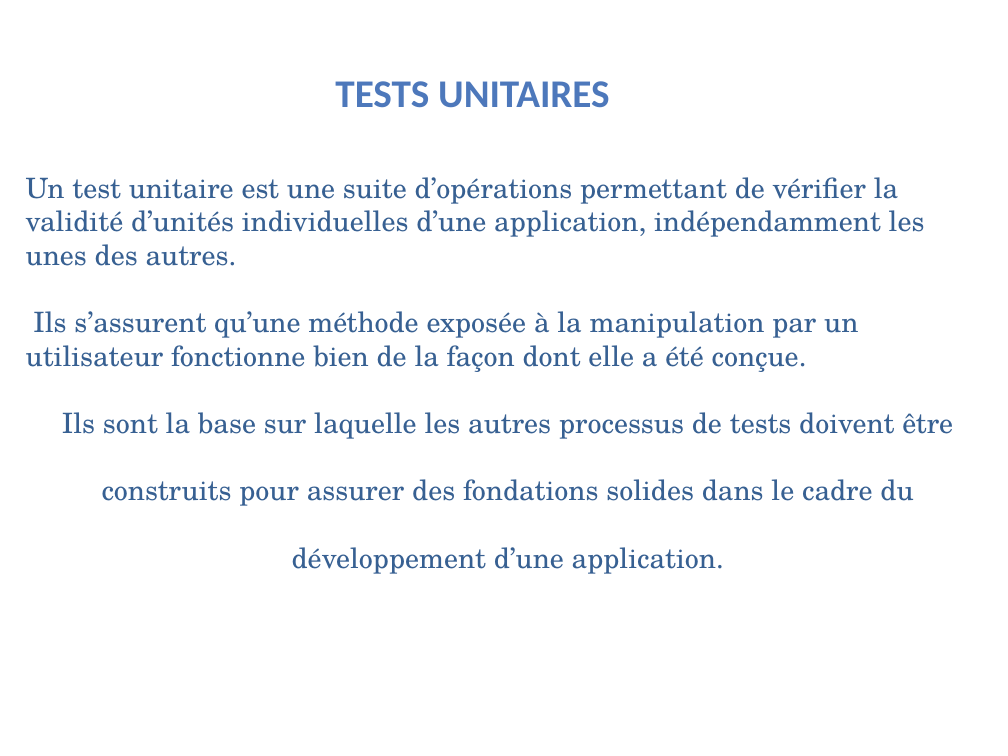
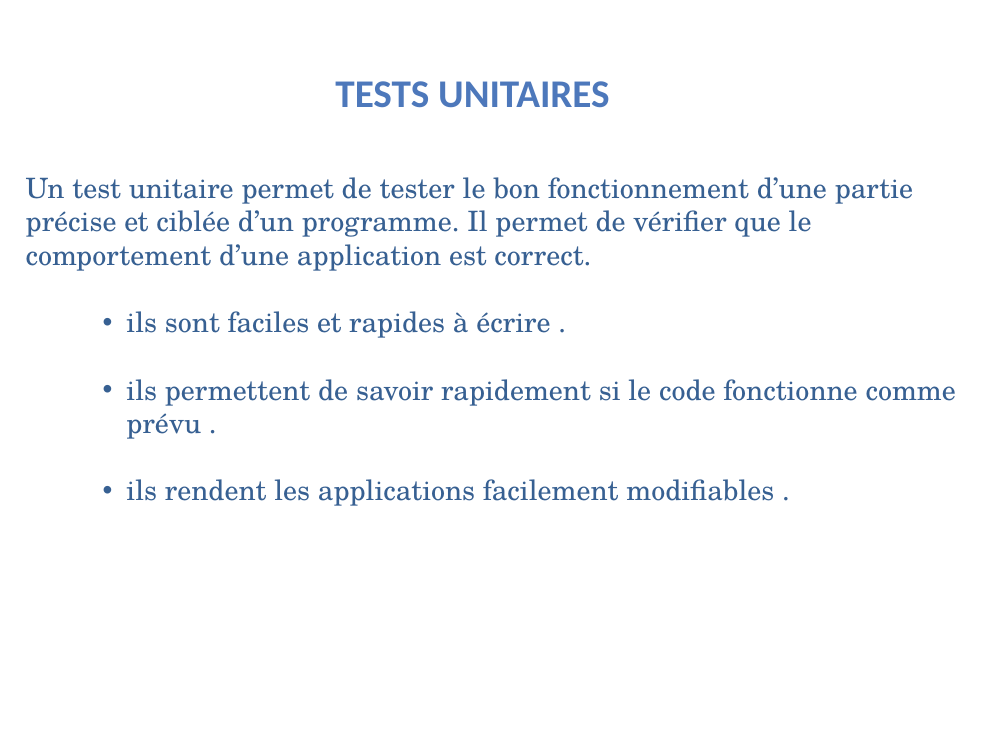
Before and after one commit to KalouiSanaa/projet5-openclassroom, a slide deck: slide 3 of p5_kaloui-sanaa-presentation.pptx. Drawn at 1008x756 pixels with LibreOffice and Linux fonts; fonts in the diff are those of the drawing; background and template pictures are left out. Boxes give left, top, right and bottom in pixels: in the first picture for what was removed or moved away, otherwise in the second. Text is boxed around its words. In the diff, an @@ line names an element or a change of style, - is before the commit and + after.

Commit message:
version final

```diff
--- a/p5_kaloui-sanaa-presentation.pptx
+++ b/p5_kaloui-sanaa-presentation.pptx
@@ text at bbox=[26, 177, 956, 506]: text changed @@
-Un test unitaire est une suite d’opérations permettant de vérifier la validité d’unités individuelles d’une application, indépendamment les unes des autres.
-Ils s’assurent qu’une méthode exposée à la manipulation par un utilisateur fonctionne bien de la façon dont elle a été conçue.
-Ils sont la base sur laquelle les autres processus de tests doivent être
-construits pour assurer des fondations solides dans le cadre du
-développement d’une application.
+Un test unitaire permet de tester le bon fonctionnement d’une partie précise et ciblée d’un programme. Il permet de vérifier que le comportement d’une application est correct.
+    • ils sont faciles et rapides à écrire .
+    • ils permettent de savoir rapidement si le code fonctionne comme prévu .
+    • ils rendent les applications facilement modifiables .
```
Also in this commit, not shown: 1 other slide changed, 2 slides added, 1 slide removed.
